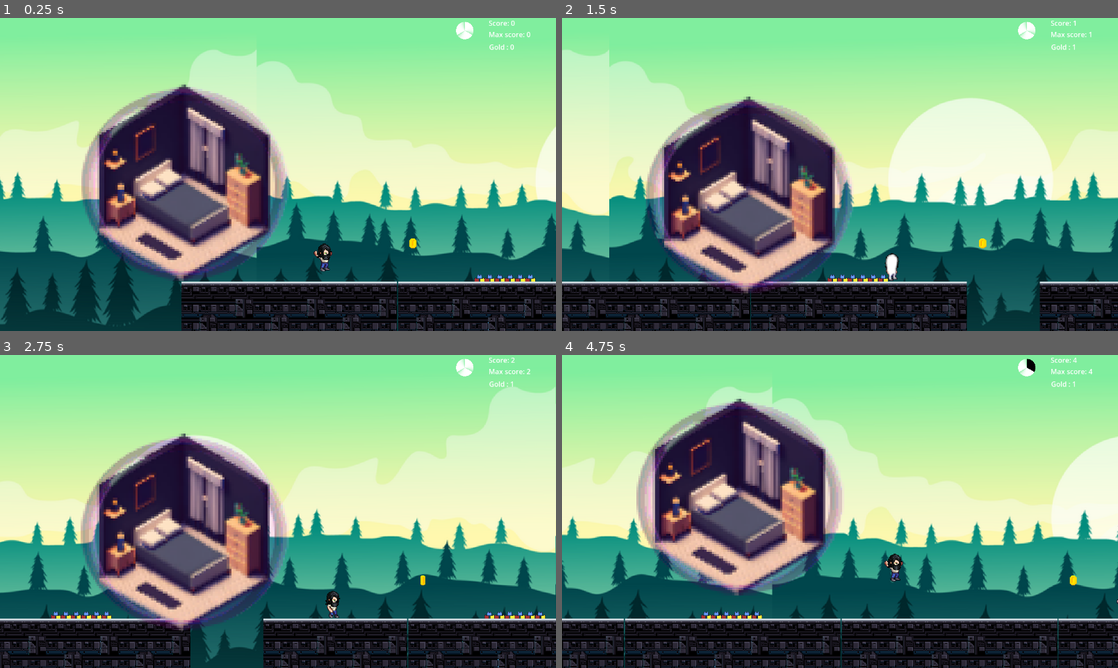
Above: before the commit, frames 1-4 (two rows, left to right).
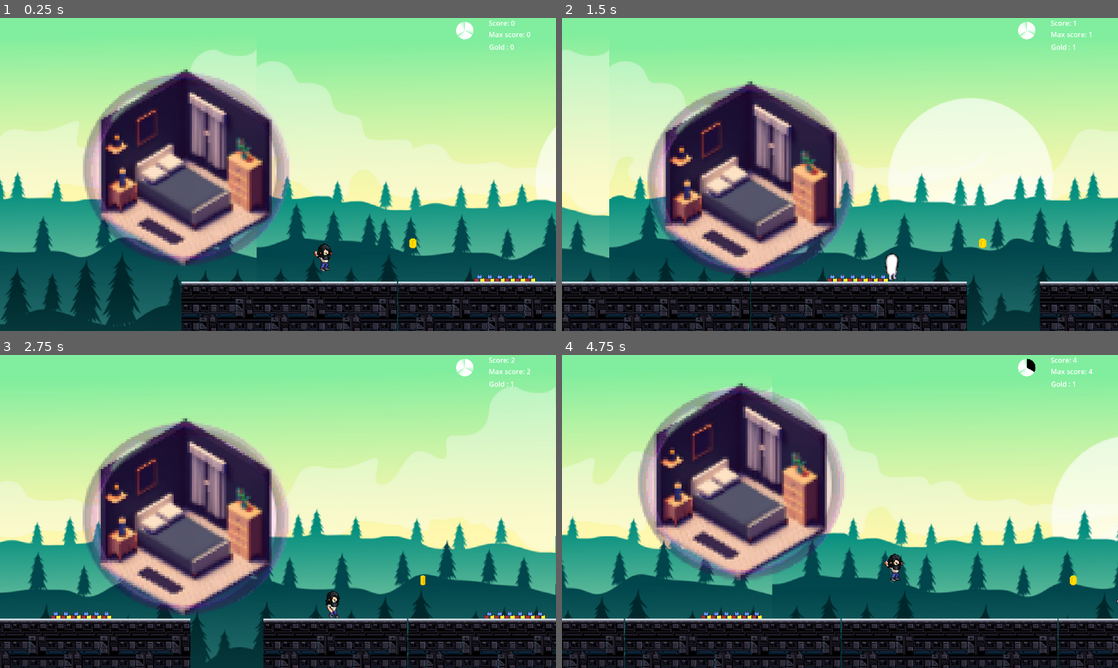
Above: after the commit, the same moments.

Repository: Narrop/Jame-Gam-17
Game: Godot game, scene res://Game.tscn
Same seed, same stepped clock (60 frames per second), same inputs: the game is played once before the commit and once after it. The engine's default icon, where the game draws it, is replaced by a stand-in: a white triangle on a blue panel in a dark square.
Inputs:
- Up to frame 1 (0.25 s): no input
- Up to frame 2 (1.5 s): tap Enter (ui_accept) at 0.5, 0.77 s; hold Right (ui_right) from 0.53 s (still down)
- Up to frame 3 (2.75 s): tap Enter (ui_accept) at 1.52 s; release Right (ui_right) at 2.03 s; hold Left (ui_left) from 2.03 s (still down)
- Up to frame 4 (4.75 s): release Left (ui_left) at 2.78 s; hold Right (ui_right) 2.78-4.28 s; tap Enter (ui_accept) at 3.02, 3.77, 4.52 s; hold Left (ui_left) from 4.28 s (still down)

The runs differ from the first frame. In frame 1, 14% of the frame differs, in the area x 14-52%, y 16-84%; in frame 2, 14%; in frame 3, 14%; in frame 4, 14%, in the area x 13-51%, y 8-77%.

Commit message:
Update Level1.tscn

Diff:
--- a/Scenes/Levels/Level1.tscn
+++ b/Scenes/Levels/Level1.tscn
@@ -29,7 +29,7 @@
 [node name="Bedroom" parent="." instance=ExtResource("2_sl6ss")]
 light_mask = 1
 visibility_layer = 1
-position = Vector2(-210, -268)
+position = Vector2(-207, -295)
 
 [node name="Player" parent="." instance=ExtResource("4_h4px6")]
 position = Vector2(38, -144)
